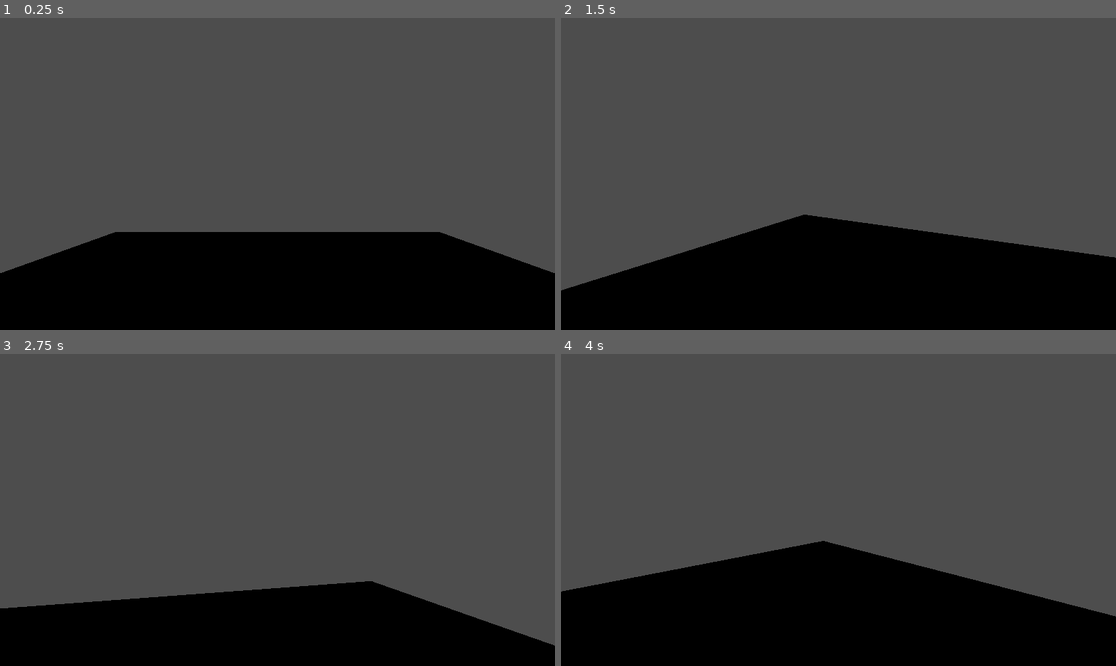
Above: before the commit, frames 1-4 (two rows, left to right).
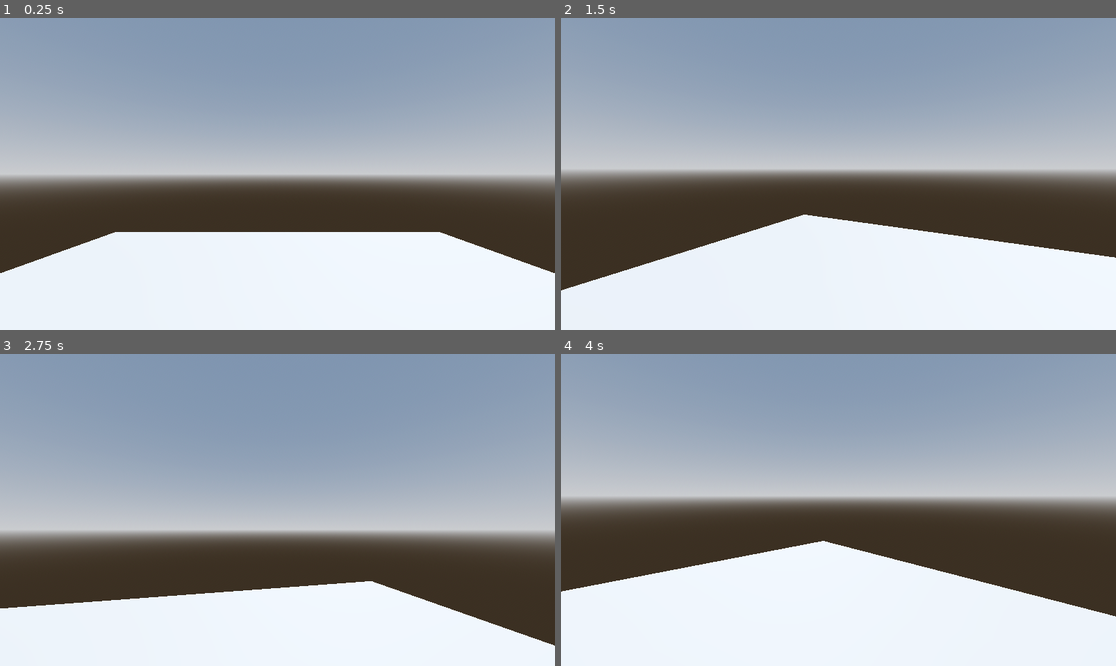
Above: after the commit, the same moments.

Repository: MeiirimZh/incognito
Game: Godot game, scene res://scenes/prototype.tscn
The game is run twice, just before and just after one commit, with the same random seed, the same clock (stepped at 60 frames per second) and the same inputs.
Inputs (mouse positions are in pixels of both pictures, inside the frame that each line leads up to):
- Up to frame 1 (0.25 s): no input
- Up to frame 2 (1.5 s): tap Enter at 0.5 s; move the mouse to (866, 174) at 0.52 s; tap Space at 1.25 s; move the mouse to (810, 174) at 1.27 s
- Up to frame 3 (2.75 s): tap Enter at 2 s; move the mouse to (288, 503) at 2.02 s
- Up to frame 4 (4 s): tap Space at 2.75 s; move the mouse to (832, 516) at 2.77 s; tap Enter at 3.5 s; move the mouse to (877, 513) at 3.52 s

The runs differ from the first frame. In frame 1, 97% of the frame differs, in the area x 0-100%, y 0-100%; in frame 2, 97%; in frame 3, 97%; in frame 4, 97%.

Commit message:
added environment and light to prototype

Diff:
--- a/scenes/prototype.tscn
+++ b/scenes/prototype.tscn
@@ -1,8 +1,28 @@
-[gd_scene load_steps=2 format=3 uid="uid://duq2kps6ykc06"]
+[gd_scene load_steps=5 format=3 uid="uid://duq2kps6ykc06"]
 
 [ext_resource type="PackedScene" uid="uid://cyr57ak32igcc" path="res://entities/player.tscn" id="1_ixygg"]
 
+[sub_resource type="ProceduralSkyMaterial" id="ProceduralSkyMaterial_ixygg"]
+sky_horizon_color = Color(0.662243, 0.671743, 0.686743, 1)
+ground_horizon_color = Color(0.662243, 0.671743, 0.686743, 1)
+
+[sub_resource type="Sky" id="Sky_20kwy"]
+sky_material = SubResource("ProceduralSkyMaterial_ixygg")
+
+[sub_resource type="Environment" id="Environment_nhfup"]
+background_mode = 2
+sky = SubResource("Sky_20kwy")
+tonemap_mode = 2
+glow_enabled = true
+
 [node name="Prototype" type="Node3D"]
+
+[node name="WorldEnvironment" type="WorldEnvironment" parent="."]
+environment = SubResource("Environment_nhfup")
+
+[node name="DirectionalLight3D" type="DirectionalLight3D" parent="."]
+transform = Transform3D(-0.866023, -0.433016, 0.250001, 0, 0.499998, 0.866027, -0.500003, 0.749999, -0.43301, 0, 0, 0)
+shadow_enabled = true
 
 [node name="CSGBox3D" type="CSGBox3D" parent="."]
 transform = Transform3D(1, 0, 0, 0, 1, 0, 0, 0, 1, 0, -0.398675, 0)
